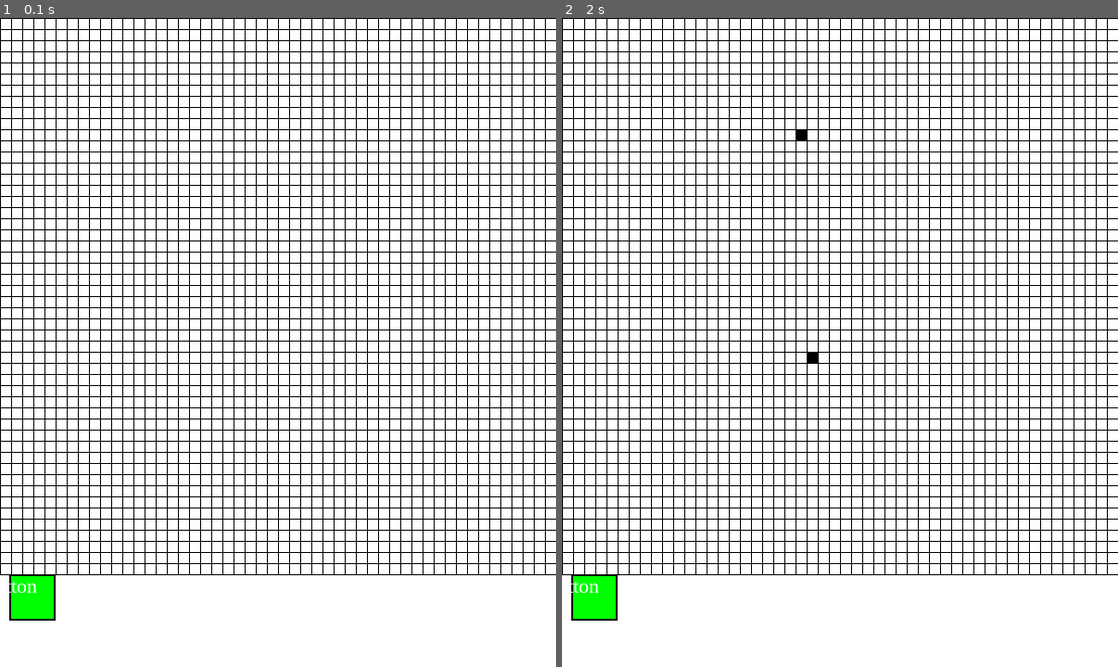
Above: before the commit, frames 1-2 (left to right).
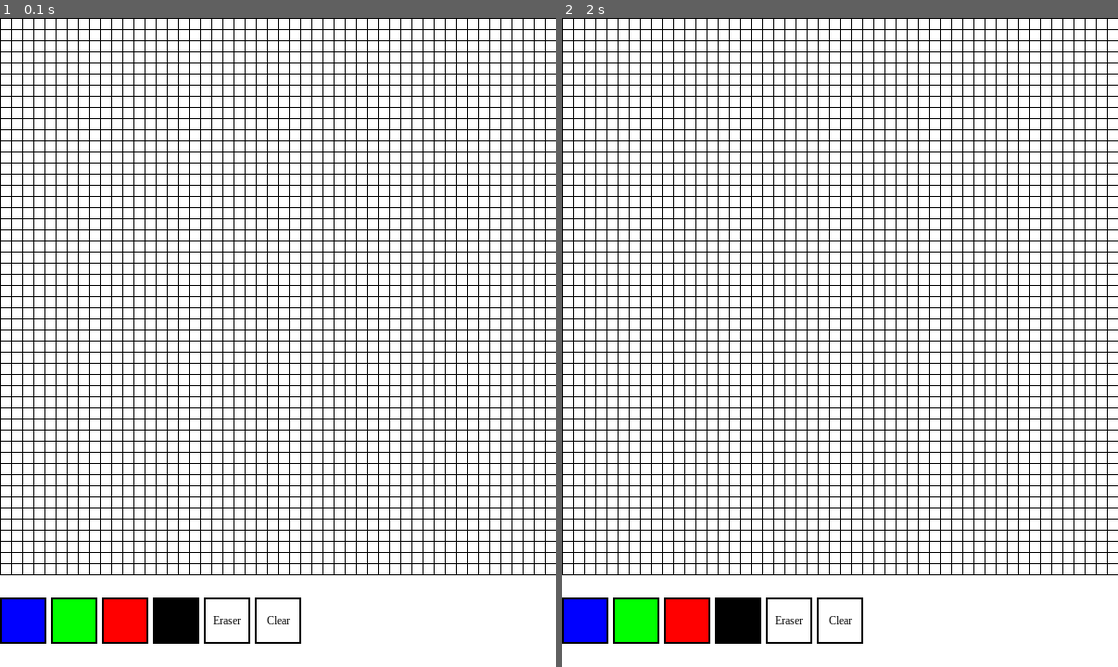
Above: after the commit, the same moments.

Repository: LeeHarry14202/PYGAME_Paint
Game: pygame game, started from main.py
Same seed, same stepped clock (60 frames per second), same inputs: the game is played once before the commit and once after it.
Inputs (mouse positions are in pixels of both pictures, inside the frame that each line leads up to):
- Up to frame 1 (0.1 s): no input
- Up to frame 2 (2 s): click (789, 621) at 0.38 s, where only the run after the commit has a clickable "Eraser"; press the mouse at (828, 576) at 1.7 s; move the mouse to (812, 355) at 1.8 s; release the mouse at (795, 128) at 1.93 s

The runs differ from the first frame. In frame 1, 2.9% of the frame differs, in the area x 0-55%, y 85-97%; in frame 2, 3.0%, in the area x 0-55%, y 17-97%.

Commit message:
Update main.py

Diff:
--- a/main.py
+++ b/main.py
@@ -31,7 +31,8 @@
 def draw(screen):
     screen.fill(BACKGROUND_COLOR)
     draw_gird(screen, gird)
-    button.draw(screen)
+    for button_ in buttons:
+        button_.draw(screen)
     pygame.display.update()
 
 
@@ -47,11 +48,21 @@
 run = True
 clock = pygame.time.Clock()
 gird = init_grid(ROWS, COLS, BACKGROUND_COLOR)
-drawing_color = BLACK
-button = BUTTON(10, 600, 50, 50, BLUE, "Button")
+
+button_y_pos = SCREEN_HEIGHT - abs(SCREEN_HEIGHT - SCREEN_WIDTH) * 3 / 4
+button_width = button_height = 50
+button_x_pos = np.arange(0, SCREEN_WIDTH, 5 + button_width)
+buttons = [BUTTON(button_x_pos[0], button_y_pos, button_width, button_height, BLUE),
+           BUTTON(button_x_pos[1], button_y_pos, button_width, button_height, GREEN),
+           BUTTON(button_x_pos[2], button_y_pos, button_width, button_height, RED),
+           BUTTON(button_x_pos[3], button_y_pos, button_width, button_height, BLACK),
+           BUTTON(button_x_pos[4], button_y_pos, button_width, button_height, WHITE, 'Eraser'),
+           BUTTON(button_x_pos[5], button_y_pos, button_width, button_height, WHITE, 'Clear'),
+           ]
 
 
 def main():
+    drawing_color = BLACK
     while run:
         for event in pygame.event.get():
             if event.type == pygame.QUIT:
@@ -64,10 +75,15 @@
                     row, col = get_rol_col_from_pos(pos)
                     gird[row, col] = drawing_color
                 except IndexError:
-                    pass
-            if event.type == pygame.KEYDOWN:
-                if event.key == pygame.K_c:
-                    gird.fill(WHITE)
+                    for button_ in buttons:
+                        if not button_.clicked(pos):
+                            continue
+                        drawing_color = button_.color
+                        if button_.text == "Clear":
+                            gird.fill(WHITE)
+                        elif button_.text == "Eraser":
+                            drawing_color = WHITE
+                        break
 
         draw(SCREEN)
 
--- a/utils/button.py
+++ b/utils/button.py
@@ -1,3 +1,4 @@
+
 from .setting import *
 
 
@@ -10,15 +11,20 @@
         self.color = color
         self.text = text
         self.text_color = text_color
+        self.rect = pygame.Rect(self.x, self.y, self.width, self.height)
 
     def draw(self, screen):
-        pygame.draw.rect(screen, self.color, (self.x, self.y, self.width, self.height))
+        pygame.draw.rect(screen, self.color, self.rect)
         # Draw outline
         pygame.draw.rect(screen, BLACK, (self.x, self.y, self.width, self.height), 2)
 
         if self.text:
-            text_surface, text_rect = display_text(self.text, self.x, self.y, size=22)
-            screen.blit(text_surface, text_rect)
+            display_text(screen,self.text, self.rect.center[0], self.rect.center[1], size=12)
 
     def clicked(self, pos):
-        pass
+        x, y = pos
+        if not self.x <= x <= self.x + self.width:
+            return False
+        if not self.y <= y <= self.y + self.height:
+            return False
+        return True
--- a/utils/setting.py
+++ b/utils/setting.py
@@ -6,10 +6,10 @@
 WHITE = (255, 255, 255)
 BLACK = (0, 0, 0)
 RED = (255, 0, 0)
-BLUE = (0, 255, 0)
-GREEN = (0, 0, 255)
+BLUE = (0, 0, 255)
+GREEN = (0, 255, 0)
 
-FPS = 120
+FPS = 60
 
 SCREEN_WIDTH, SCREEN_HEIGHT = 600, 700
 
@@ -28,20 +28,20 @@
     return pygame.font.SysFont("comicsans", size)
 
 
-def display_text(text, x, y, size):
+def display_text(screen, text, x, y, size):
     # creating font object my_font
     my_font = pygame.font.SysFont('times new roman', size)
 
     # creating a text surface on which text
     # will be drawn
-    text_surface = my_font.render(text, True, WHITE)
+    text_surface = my_font.render(text, True, BLACK)
 
     # create a rectangular object for the text
     # surface object
     text_rect = text_surface.get_rect()
 
     # setting position of the text
-    text_rect.midtop = (x, y)
+    text_rect.center = (x, y)
 
     # blit wil draw the text on screen
-    return text_surface, text_rect
+    screen.blit(text_surface, text_rect)
